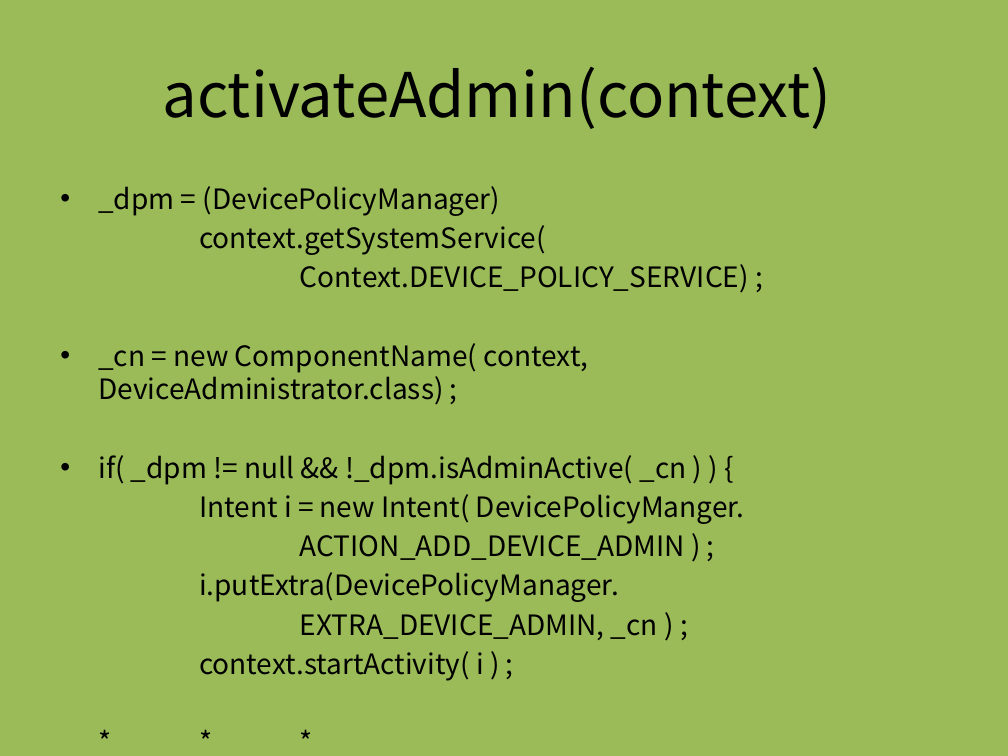
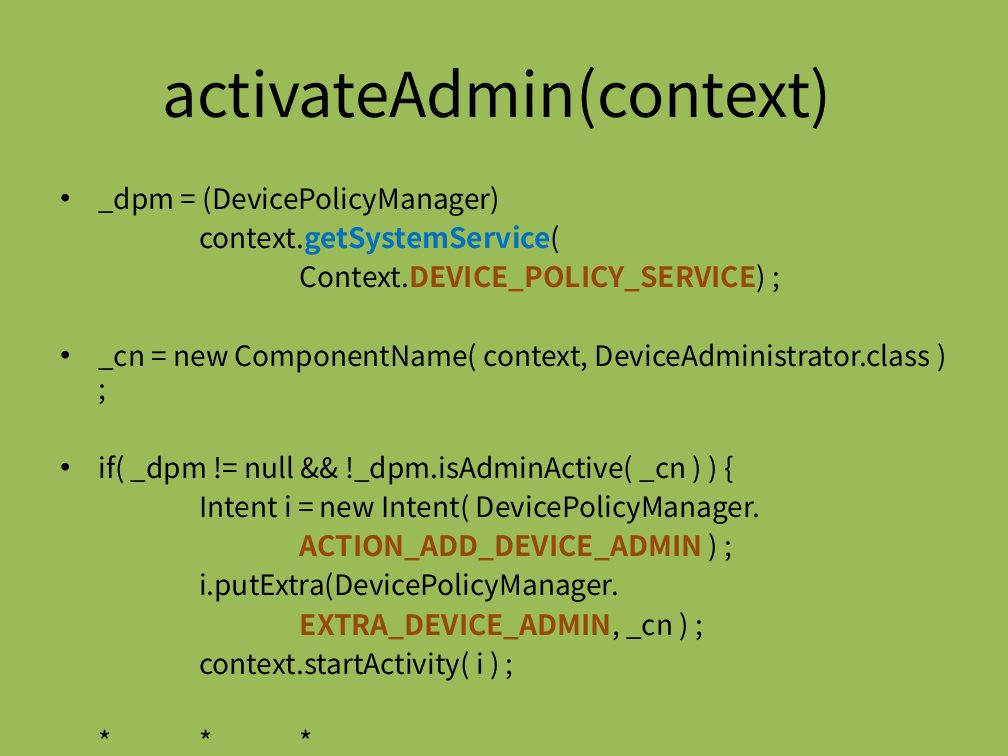
Before and after one commit to dummyFirst/NHK_Japanese, a slide deck: slide 8 of Android/AppControl.pptx. Drawn at 1008x756 pixels with LibreOffice and Linux fonts; fonts in the diff are those of the drawing. Boxes give left, top, right and bottom in pixels: in the first picture for what was removed or moved away, otherwise in the second. Text is boxed around its words. In the diff, an @@ line names an element or a change of style, - is before the commit and + after.

Commit message:
Fix Spelling

```diff
--- a/Android/AppControl.pptx
+++ b/Android/AppControl.pptx
@@ text at (199, 225, 766, 640): text colour #000000 to #0070C0 in "context.getSystemService("; bold on in "context.getSystemService(", "Context.DEVICE_POLICY_SERVICE)", "ACTION_ADD_DEVICE_ADMIN", "EXTRA_DEVICE_ADMIN,"; text colour #000000 to #984807 in "Context.DEVICE_POLICY_SERVICE)", "ACTION_ADD_DEVICE_ADMIN", "EXTRA_DEVICE_ADMIN," @@
@@ text at (98, 343, 931, 373): spaces changed @@
-• _cn = new ComponentName( context, DeviceAdministrator.class) ;
+• _cn = new ComponentName( context, DeviceAdministrator.class ) ;
@@ text at (199, 494, 760, 524): text changed @@
-Intent i = new Intent( DevicePolicyManger.
+Intent i = new Intent( DevicePolicyManager.
```
Also in this commit, not shown: 2 other slides changed.
